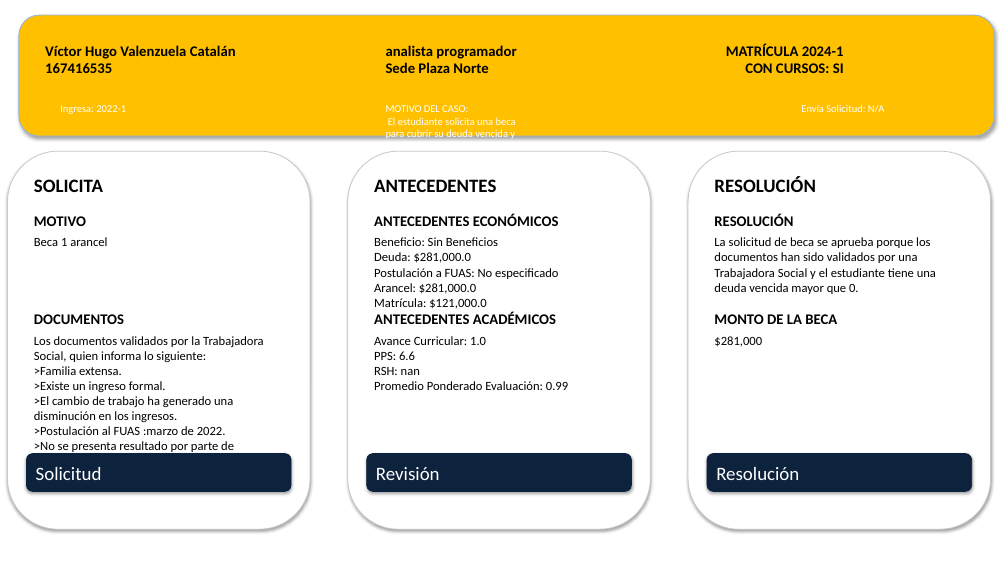
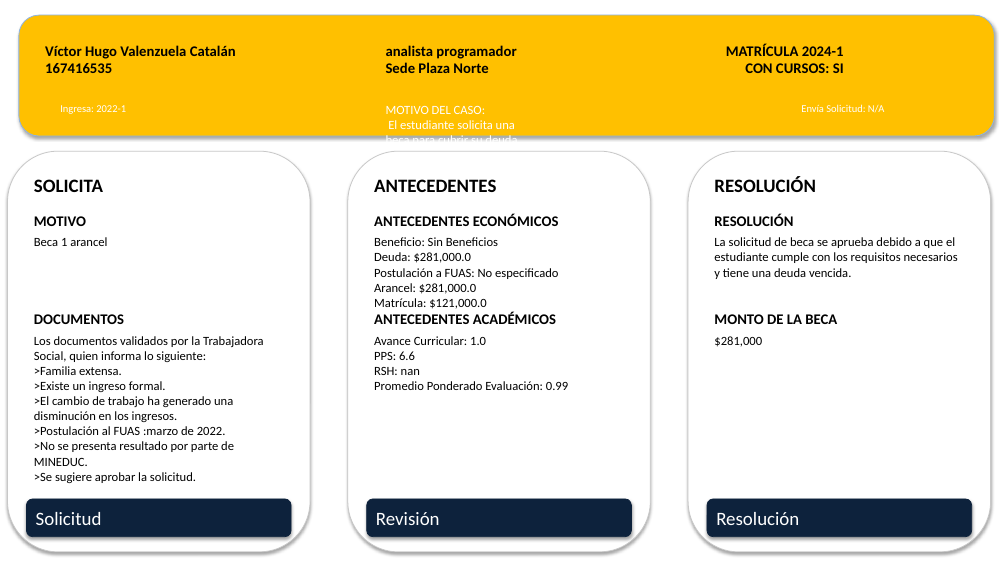
Before and after one commit to davidtroncosop/revdoc_ppt, a slide deck: slide 9 of propuestas_resolucion.pptx. Drawn at 1008x567 pixels with LibreOffice and Linux fonts; fonts in the diff are those of the drawing. Boxes give left, top, right and bottom in pixels: in the first picture for what was removed or moved away, otherwise in the second. Text is boxed around its words. In the diff, an @@ line names an element or a change of style, - is before the commit and + after.

Commit message:
más espacio para la revisón de documentos

```diff
--- a/propuestas_resolucion.pptx
+++ b/propuestas_resolucion.pptx
@@ text at [34, 106, 517, 362]: text changed; size 10 to 12 pt @@
-MOTIVO DEL CASO:
-El estudiante solicita una beca para cubrir su deuda vencida y ha sido evaluado positivamente por la Trabajadora Social.
+MOTIVO DEL CASO:
+El estudiante solicita una beca para cubrir su deuda vencida, y se ha validado su situación por la Trabajadora Social.
@@ rounded rectangle: place and size @@
-rounded rectangle at [8, 151, 310, 529]
+rounded rectangle at [8, 151, 310, 552]
@@ rounded rectangle: place and size @@
-rounded rectangle at [348, 151, 650, 529]
+rounded rectangle at [348, 151, 650, 552]
@@ rounded rectangle: place and size @@
-rounded rectangle at [688, 151, 991, 529]
+rounded rectangle at [688, 151, 991, 552]
@@ text at [714, 237, 958, 279]: text changed @@
-La solicitud de beca se aprueba porque los documentos han sido validados por una Trabajadora Social y el estudiante tiene una deuda vencida mayor que 0.
+La solicitud de beca se aprueba debido a que el estudiante cumple con los requisitos necesarios y tiene una deuda vencida.
@@ 3 rounded rectangles: place and size @@
-3 rounded rectangles at [26, 454, 972, 492]
+3 rounded rectangles at [26, 499, 972, 537]
@@ text in rounded rectangle at [36, 512, 102, 525]: text added @@
+Solicitud
```
Also in this commit, not shown: 28 other slides changed, 2 other files.
